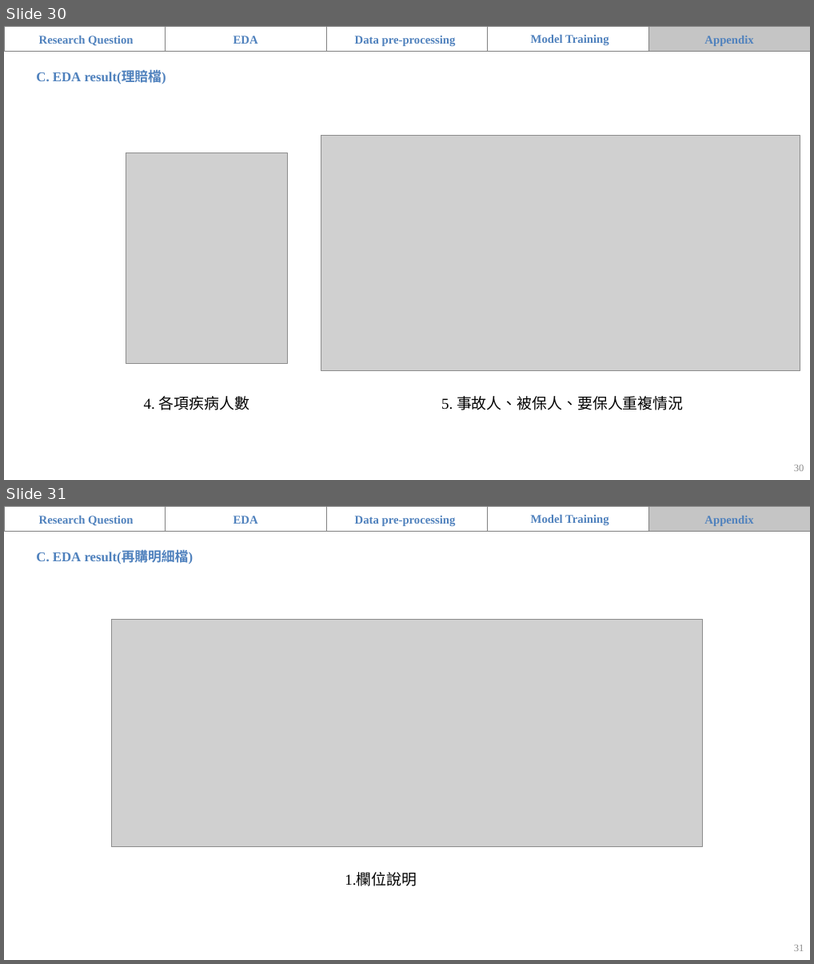
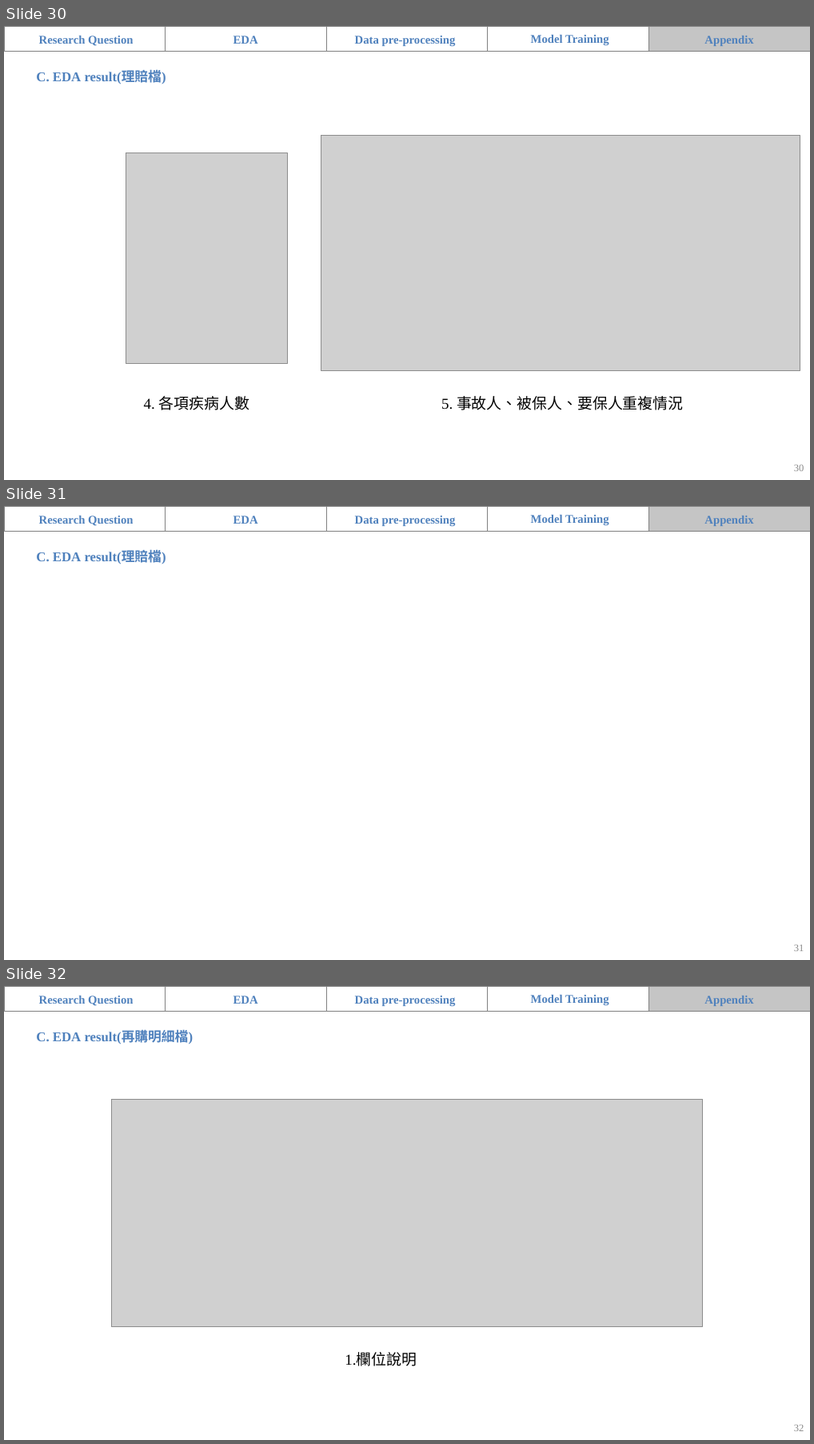
Before and after one commit to teemoteemo0318/nanshan, a slide deck: 南山_題目一_組別二.pptx. Shown one above the other, each under a label of ours: slides 30 and 31 before the commit, slides 30, 31 and 32 after it. The pictures are 814x964 and 814x1444 pixels, drawn with LibreOffice and Linux fonts; fonts in the diff are those of the drawing; grey boxes stand for pictures; background and template pictures are left out. Boxes give left, top, right and bottom in pixels: in the first picture for what was removed or moved away, otherwise in the second. Text is boxed around its words. In the diff, an @@ line names an element or a change of style, - is before the commit and + after.

```diff
--- a/南山_題目一_組別二.pptx
+++ b/南山_題目一_組別二.pptx
@@ slide 31 added at <box>4,506,810,960</box>, background picture (left out) @@
@@ rectangle added at <box>4,506,810,532</box>, fill #FFFFFF, outline #FFFFFF 2 pt @@
@@ rectangle added at <box>4,506,166,532</box>, fill #FFFFFF, outline #808080 0.75 pt @@
@@ text added at <box>39,516,133,526</box>, 14 pt, text #4F81BD, bold @@
+Research Question
@@ rectangle added at <box>166,506,327,532</box>, fill #FFFFFF at 30% opacity, outline #808080 0.75 pt @@
@@ text added at <box>234,516,258,524</box>, 14 pt, text #4F81BD, bold @@
+EDA
@@ rectangle added at <box>326,506,488,532</box>, fill #FFFFFF at 30% opacity, outline #808080 0.75 pt @@
@@ text added at <box>355,516,456,526</box>, 14 pt, text #4F81BD, bold @@
+Data pre-processing
@@ rectangle added at <box>488,506,650,532</box>, fill #FFFFFF at 30% opacity, outline #808080 0.75 pt @@
@@ text added at <box>531,515,610,525</box>, 14 pt, text #4F81BD, bold @@
+Model Training
@@ rectangle added at <box>650,506,810,532</box>, fill #404040 at 30% opacity, outline #808080 0.75 pt @@
@@ text added at <box>705,516,754,526</box>, 14 pt, text #4F81BD, bold @@
+Appendix
@@ text added at <box>36,551,166,564</box>, 16 pt, text #4F81BD, bold @@
+C. EDA result(理賠檔)
@@ page number added at <box>794,944,805,951</box>, 12 pt, text #8C8C8C @@
+31
@@ what was slide 31 is now slide 32 @@
@@ page number at <box>794,1424,805,1431</box>: text changed @@
-31
+32
```
Also in this commit, not shown: 2 other slides added.
